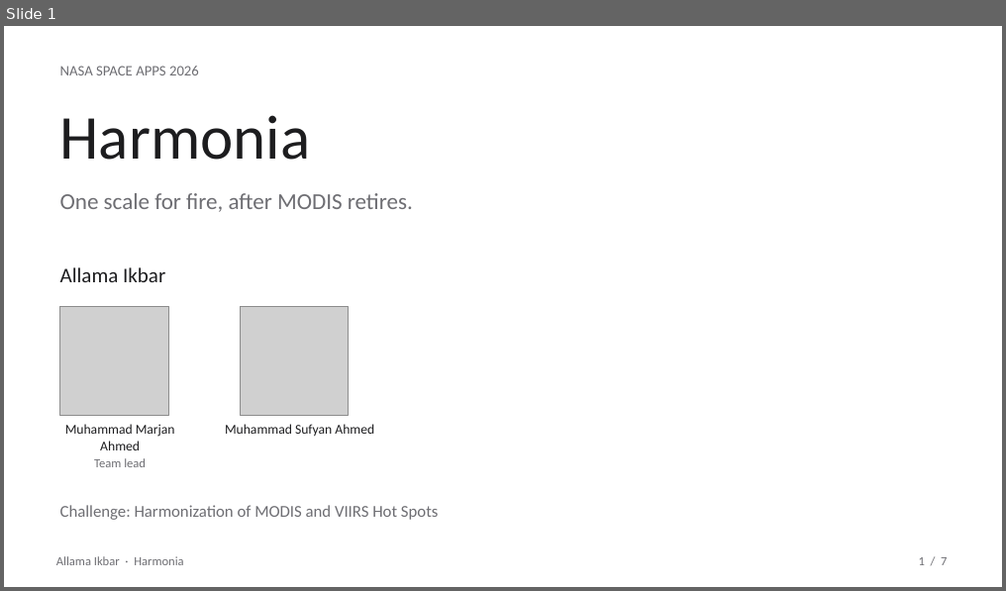
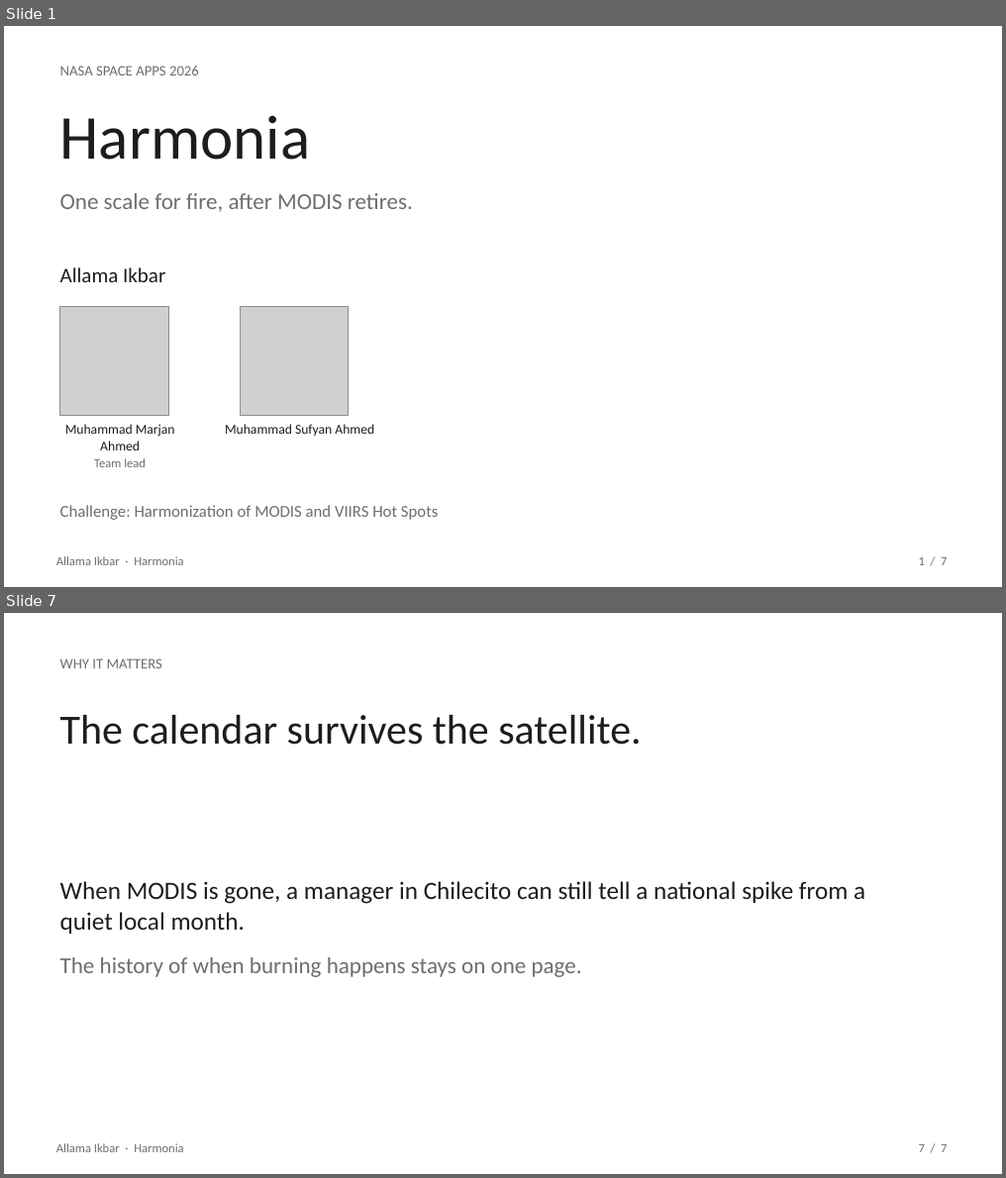
Before and after one commit to marjan-ahmed/harmonia-nsac26, a slide deck: public/Harmonia-Allama-Ikbar.pptx. Shown one above the other, each under a label of ours: slide 1 before the commit, slides 1 and 7 after it; the slides between them are not shown. The pictures are 1006x591 and 1006x1178 pixels, drawn with LibreOffice and Linux fonts; fonts in the diff are those of the drawing; grey boxes stand for pictures. Boxes give left, top, right and bottom in pixels: in the first picture for what was removed or moved away, otherwise in the second. Text is boxed around its words. In the diff, an @@ line names an element or a change of style, - is before the commit and + after.

```diff
--- a/public/Harmonia-Allama-Ikbar.pptx
+++ b/public/Harmonia-Allama-Ikbar.pptx
@@ slide 7 added at [4,613,1002,1174], background #FFFFFF @@
@@ text added at [60,659,162,668], 14 pt, text #6E6E73 @@
+WHY IT MATTERS
@@ text added at [60,715,641,745], 40 pt, text #1D1D1F @@
+The calendar survives the satellite.
@@ text added at [60,881,865,977], 24 pt, text #1D1D1F @@
+When MODIS is gone, a manager in Chilecito can still tell a national spike from a quiet local month.
+The history of when burning happens stays on one page.
@@ text added at [56,1144,183,1153], 12 pt, text #6E6E73 @@
+Allama Ikbar · Harmonia
@@ text added at [919,1145,946,1153], 12 pt, text #6E6E73 @@
+7 / 7
```
Also in this commit, not shown: 3 slides changed, 2 other slides added, 3 slides removed, 2 other files.
